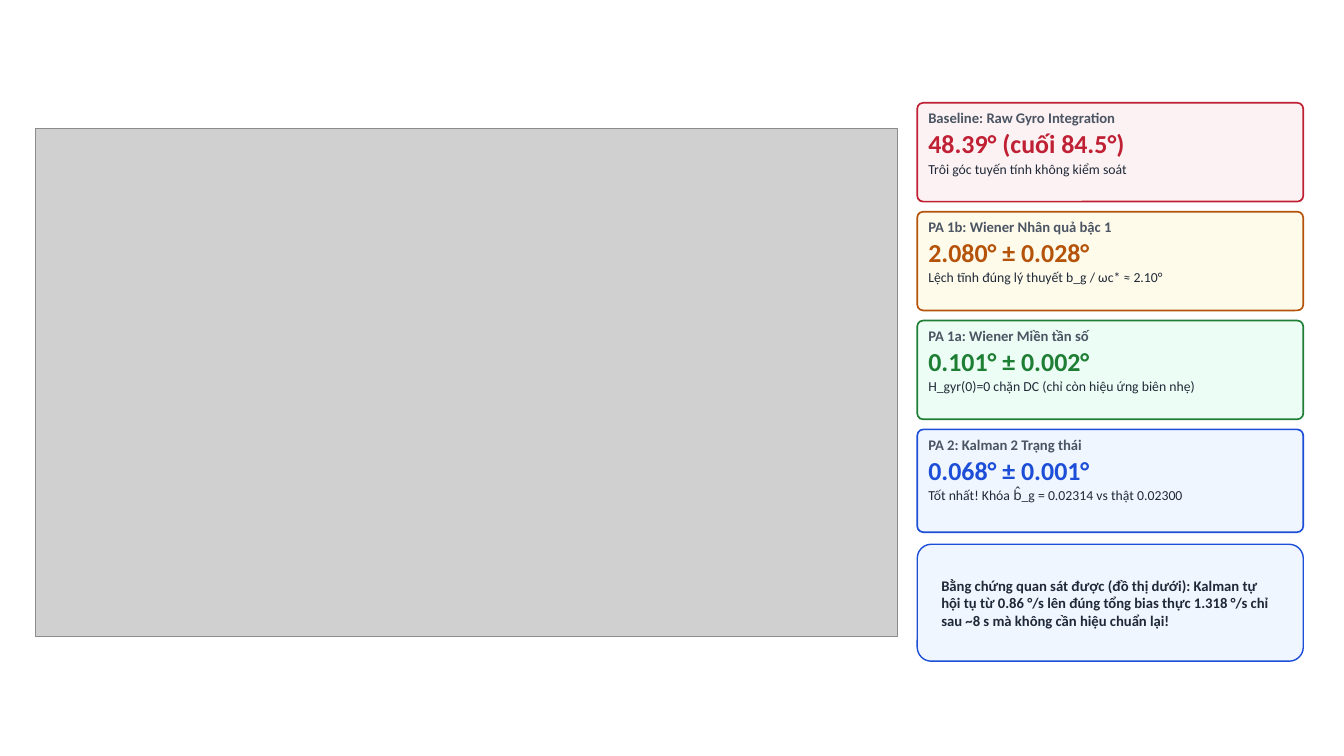
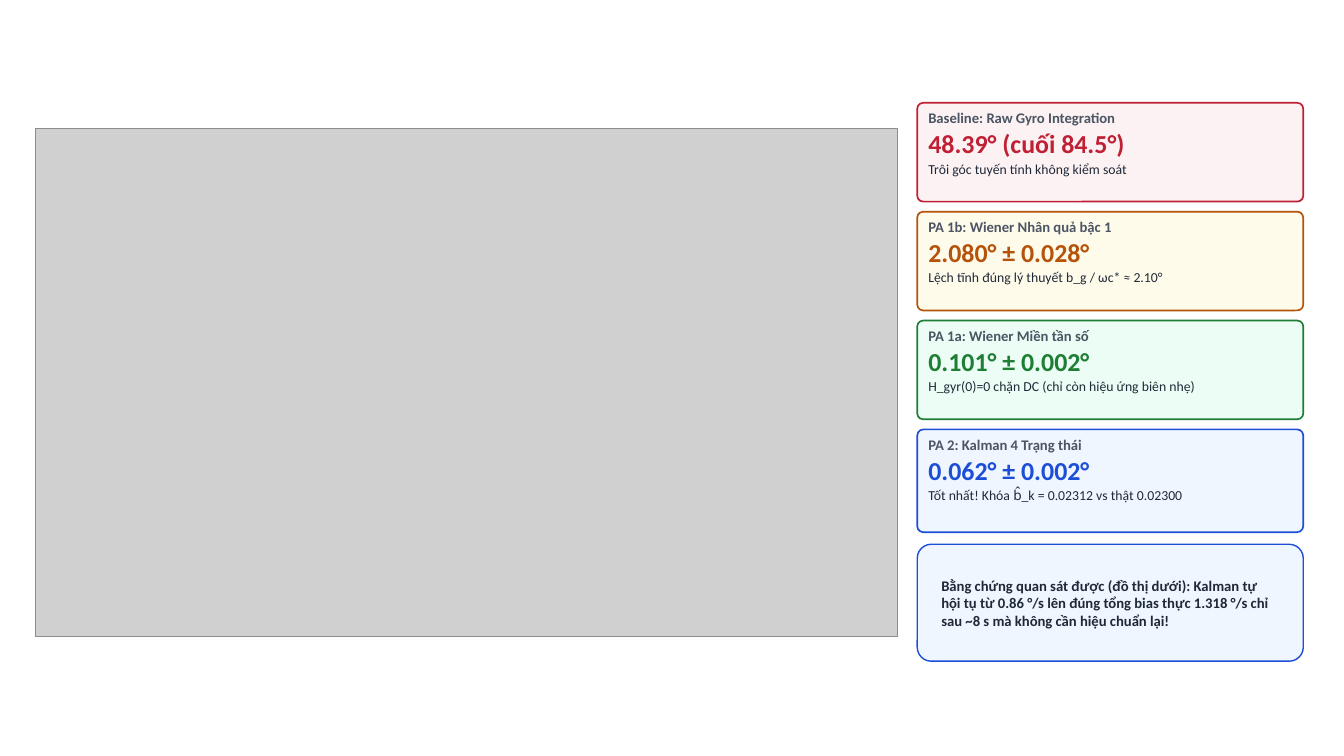
Before and after one commit to ducnguynx/mpu6050-model, a slide deck: slide 12 of outputs/slides/MPU6050_Roll_Estimation_Wiener_vs_Kalman.pptx. Drawn at 1344x756 pixels with LibreOffice and Linux fonts; fonts in the diff are those of the drawing; grey boxes stand for pictures; background and template pictures are left out. Boxes give left, top, right and bottom in pixels: in the first picture for what was removed or moved away, otherwise in the second. Text is boxed around its words. In the diff, an @@ line names an element or a change of style, - is before the commit and + after.

```diff
--- a/outputs/slides/MPU6050_Roll_Estimation_Wiener_vs_Kalman.pptx
+++ b/outputs/slides/MPU6050_Roll_Estimation_Wiener_vs_Kalman.pptx
@@ text at (928, 439, 1182, 503): text changed @@
-PA 2: Kalman 2 Trạng thái
-0.068° ± 0.001°
-Tốt nhất! Khóa b̂_g = 0.02314 vs thật 0.02300
+PA 2: Kalman 4 Trạng thái
+0.062° ± 0.002°
+Tốt nhất! Khóa b̂_k = 0.02312 vs thật 0.02300
```
Also in this commit, not shown: 9 other slides changed, 11 other files.
